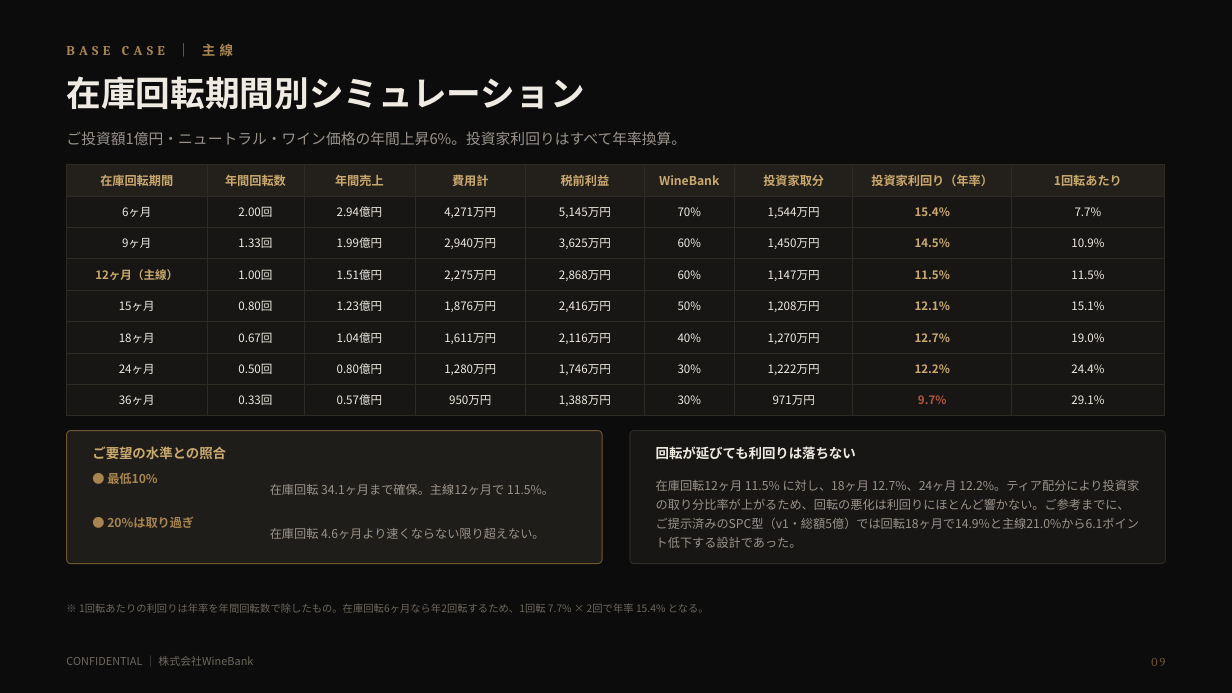
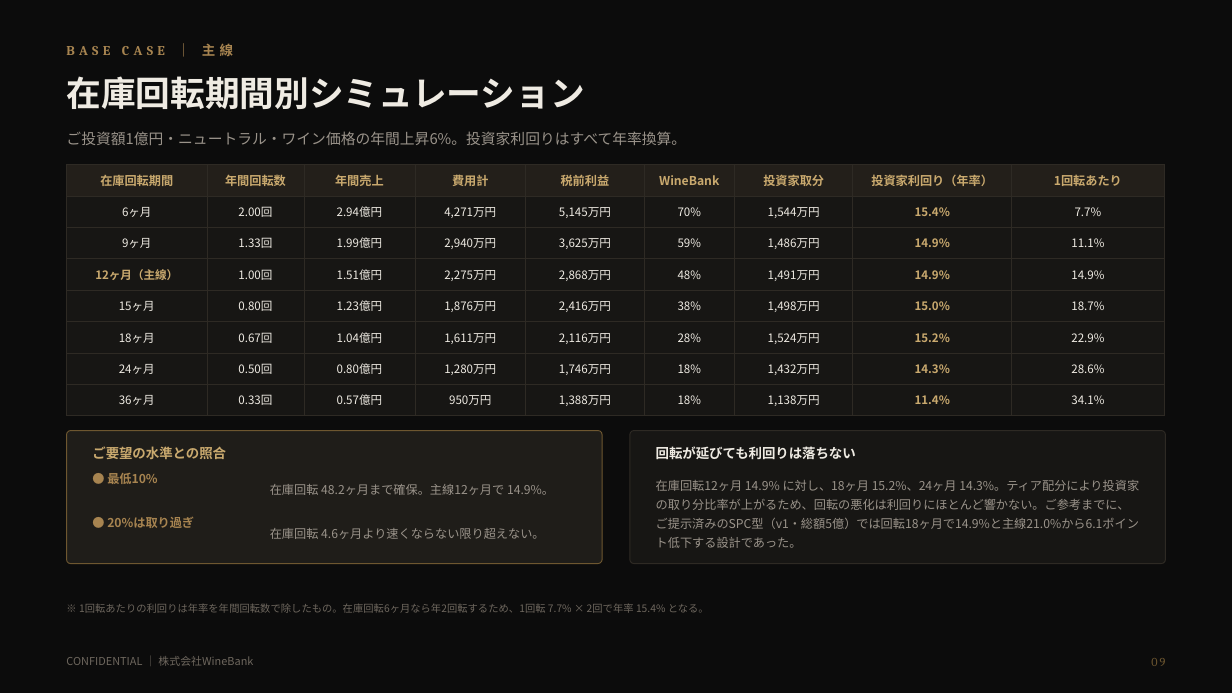
Before and after one commit to nakano-winebank/wine-auction, a slide deck: slide 10 of docs/wine-fund/WineBank_ワイン現物投資のご提案_倉持案_直接所有委託販売_1億円_20260820.pptx. Drawn at 1232x693 pixels with LibreOffice and Linux fonts; fonts in the diff are those of the drawing. Boxes give left, top, right and bottom in pixels: in the first picture for what was removed or moved away, otherwise in the second. Text is boxed around its words. In the diff, an @@ line names an element or a change of style, - is before the commit and + after.

Commit message:
倉持案v2：配分ティアを主線14.9%に組み直し、顧客への売主をWineBankに明記
【1】配分ティアの組み直し
主線（在庫回転12ヶ月）で投資家利回り15%弱とするため、12ヶ月の段を60%→48%に
引き下げた。12ヶ月の段だけを動かすと「12ヶ月以内48% < 18ヶ月未満50%」となり
回転が遅いほどWineBankの取り分が増える逆転が起きるため、ラダー全体を組み直した。

  70 / 60 / 50 / 40 / 30  →  70 / 59 / 48 / 38 / 28 / 18

9ヶ月の段を新設したのは、6ヶ月70%から12ヶ月48%へ一段で落とすと境界の段差が
22ポイントとなり、境界直前に値引きしてでも売り切る誘因が強くなりすぎるため。
段を挟むことで最大段差は11ポイントに収まる。

結果、投資家利回り（年率）は回転6〜36ヶ月で11.4〜15.4%となり、20%超過も
10%割れも生じない。主線12ヶ月は11.5%→14.9%。

これに伴い、値上がり前提の位置づけが変わった。投資家の取り分が増えたことで
横ばい（0%）でも主線で11.1%を確保するため、値上がりは10%確保の前提条件では
なくなった。10%を割る唯一の経路は値引き販売となる。値上がりページ・下振れページ・
リスクページ・まとめページの記述を実態に合わせて書き直した。

【2】顧客に対する売主をWineBankに明記
投資家が売買契約の当事者になると事務負担と回収リスクを負うため、問屋型の
委託販売として売主をWineBankとすることを資料上で明確にした。請求書発行・
代金回収・クレーム対応・返品はWineBankが行い、貸倒れもWineBankが負担する。
スキーム図・v1比較表・委託販売ページ・リスクページ・ご投資条件・まとめに反映。
委託販売では税務上の売上が委託者に立つため、消費税の取扱いを要確認事項に追加した。

全22枚をレンダリングして目視確認し、列幅の合計とティアの単調性を機械検証した。

```diff
--- a/docs/wine-fund/WineBank_ワイン現物投資のご提案_倉持案_直接所有委託販売_1億円_20260820.pptx
+++ b/docs/wine-fund/WineBank_ワイン現物投資のご提案_倉持案_直接所有委託販売_1億円_20260820.pptx
@@ table at (x1=67, y1=165, x2=1165, y2=410) @@
-row 3: 9ヶ月 | 1.33回 | 1.99億円 | 2,940万円 | 3,625万円 | 60% | 1,450万円 | 14.5% | 10.9%
+row 3: 9ヶ月 | 1.33回 | 1.99億円 | 2,940万円 | 3,625万円 | 59% | 1,486万円 | 14.9% | 11.1%
-row 4: 12ヶ月（主線） | 1.00回 | 1.51億円 | 2,275万円 | 2,868万円 | 60% | 1,147万円 | 11.5% | 11.5%
+row 4: 12ヶ月（主線） | 1.00回 | 1.51億円 | 2,275万円 | 2,868万円 | 48% | 1,491万円 | 14.9% | 14.9%
-row 5: 15ヶ月 | 0.80回 | 1.23億円 | 1,876万円 | 2,416万円 | 50% | 1,208万円 | 12.1% | 15.1%
+row 5: 15ヶ月 | 0.80回 | 1.23億円 | 1,876万円 | 2,416万円 | 38% | 1,498万円 | 15.0% | 18.7%
-row 6: 18ヶ月 | 0.67回 | 1.04億円 | 1,611万円 | 2,116万円 | 40% | 1,270万円 | 12.7% | 19.0%
+row 6: 18ヶ月 | 0.67回 | 1.04億円 | 1,611万円 | 2,116万円 | 28% | 1,524万円 | 15.2% | 22.9%
-row 7: 24ヶ月 | 0.50回 | 0.80億円 | 1,280万円 | 1,746万円 | 30% | 1,222万円 | 12.2% | 24.4%
+row 7: 24ヶ月 | 0.50回 | 0.80億円 | 1,280万円 | 1,746万円 | 18% | 1,432万円 | 14.3% | 28.6%
-row 8: 36ヶ月 | 0.33回 | 0.57億円 | 950万円 | 1,388万円 | 30% | 971万円 | 9.7% | 29.1%
+row 8: 36ヶ月 | 0.33回 | 0.57億円 | 950万円 | 1,388万円 | 18% | 1,138万円 | 11.4% | 34.1%
@@ text at (x1=270, y1=484, x2=554, y2=495): text changed @@
-在庫回転 34.1ヶ月まで確保。主線12ヶ月で 11.5%。
+在庫回転 48.2ヶ月まで確保。主線12ヶ月で 14.9%。
@@ text at (x1=656, y1=480, x2=1139, y2=548): text changed @@
-在庫回転12ヶ月 11.5% に対し、18ヶ月 12.7%、24ヶ月 12.2%。ティア配分により投資家の取り分比率が上がるため、回転の悪化は利回りにほとんど響かない。ご参考までに、ご提示済みのSPC型（v1・総額5億）では回転18ヶ月で14.9%と主線21.0%から6.1ポイント低下する設計であった。
+在庫回転12ヶ月 14.9% に対し、18ヶ月 15.2%、24ヶ月 14.3%。ティア配分により投資家の取り分比率が上がるため、回転の悪化は利回りにほとんど響かない。ご参考までに、ご提示済みのSPC型（v1・総額5億）では回転18ヶ月で14.9%と主線21.0%から6.1ポイント低下する設計であった。
```
Also in this commit, not shown: 12 other slides changed, 4 other files.
